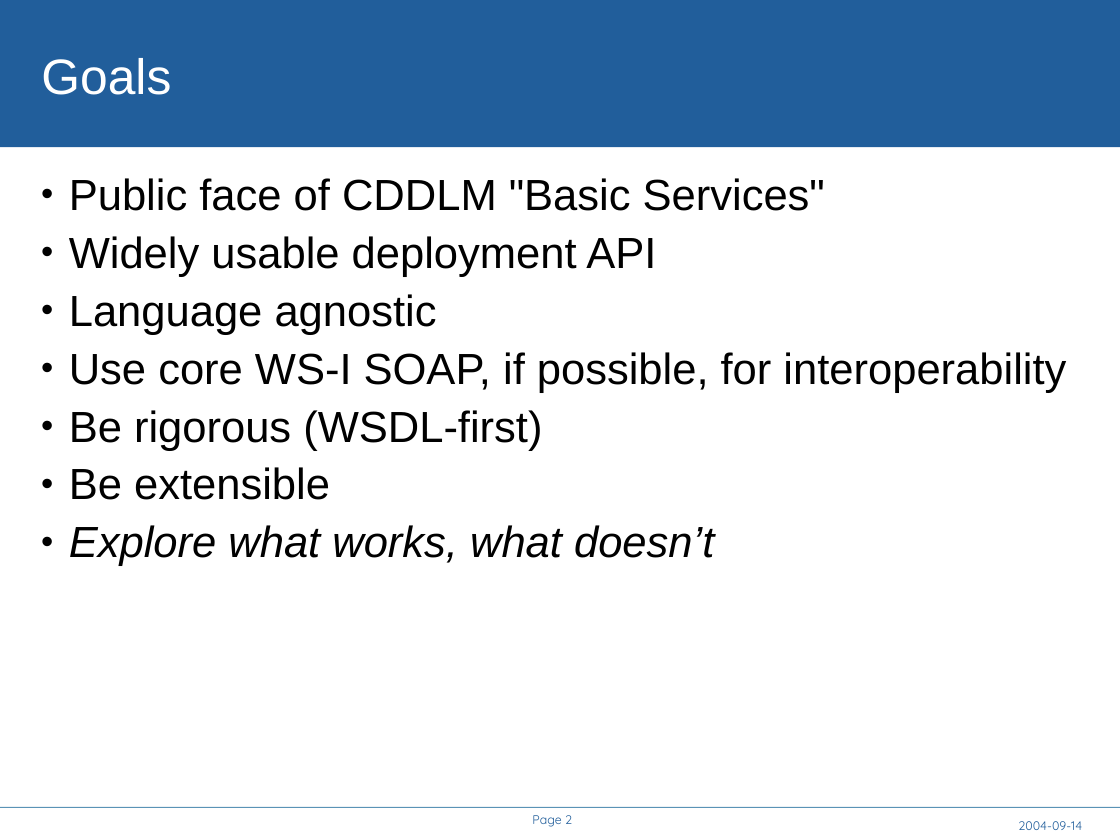
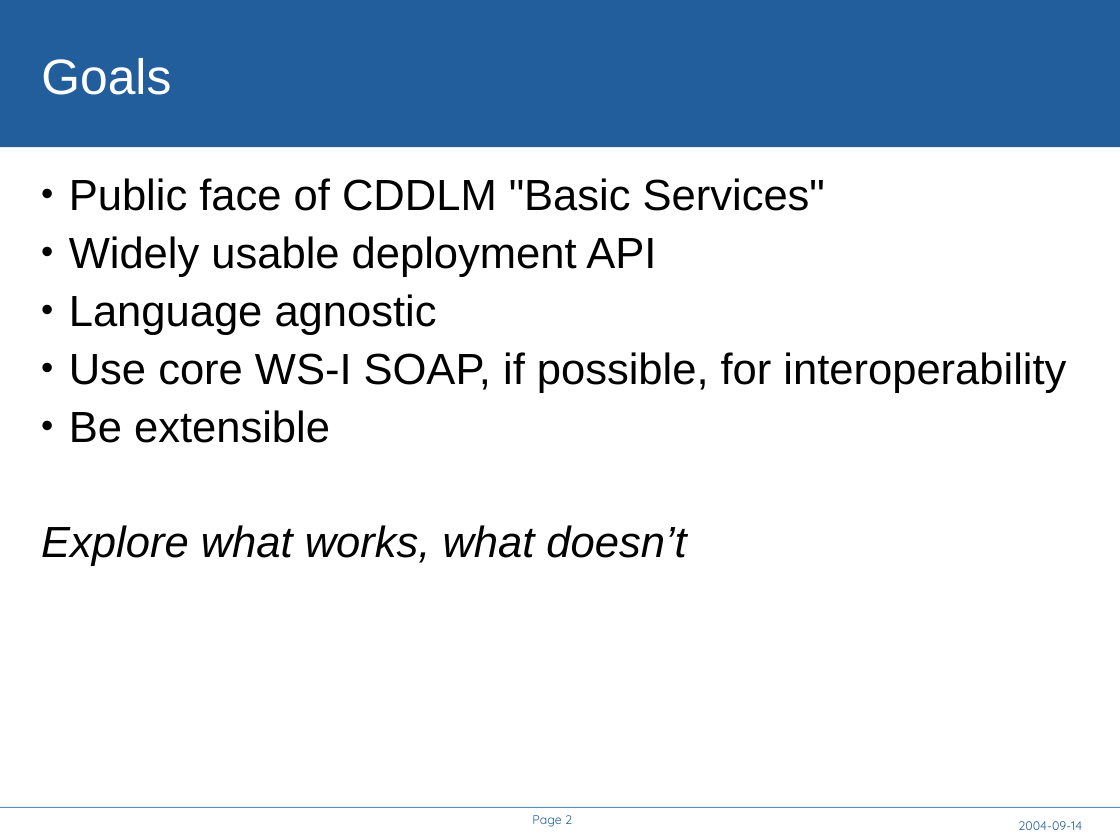
Before and after one commit to rhusar/smartfrog, a slide deck: slide 2 of core/components/cddlm/doc/A Service API for deployment.ppt. Drawn at 1120x840 pixels with LibreOffice and Linux fonts; fonts in the diff are those of the drawing; background and template pictures are left out. Boxes give left, top, right and bottom in pixels: in the first picture for what was removed or moved away, otherwise in the second. Text is boxed around its words. In the diff, an @@ line names an element or a change of style, - is before the commit and + after.

```diff
--- a/core/components/cddlm/doc/A Service API for deployment.ppt
+++ b/core/components/cddlm/doc/A Service API for deployment.ppt
@@ text at (69,410,542,451): paragraph removed @@
-• Be rigorous (WSDL-first)
@@ text at (41,525,686,566): bullet • to none @@
```
Also in this commit, not shown: 7 other slides changed, 2 slides added, 1 slide removed, 2 other files.
